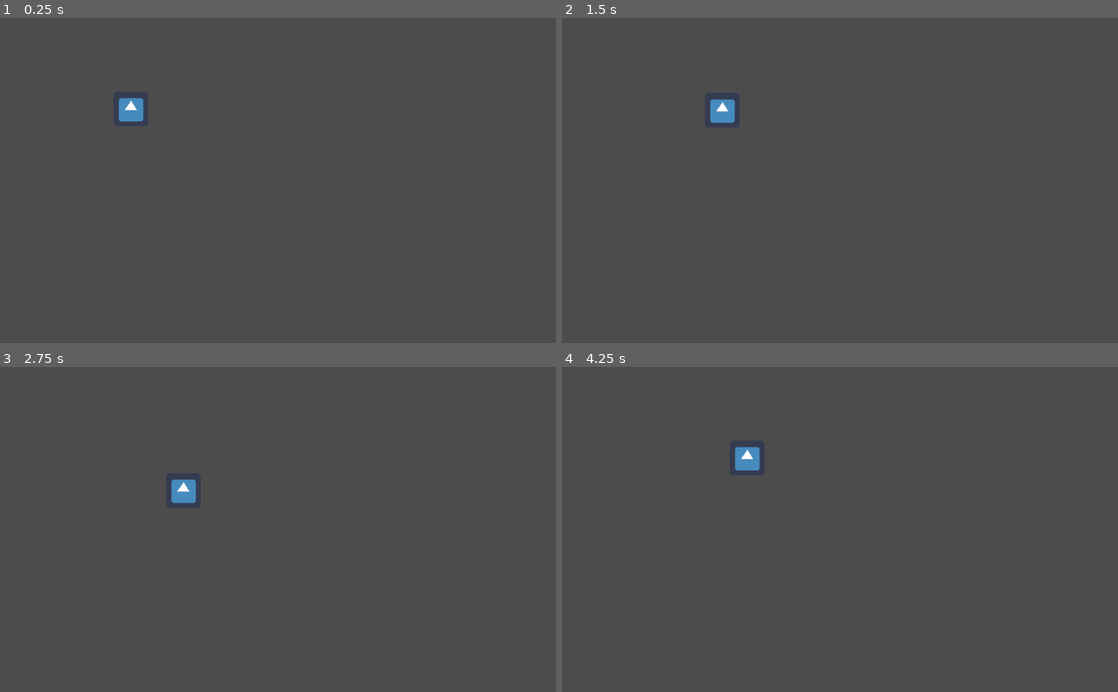
Above: before the commit, frames 1-4 (two rows, left to right).
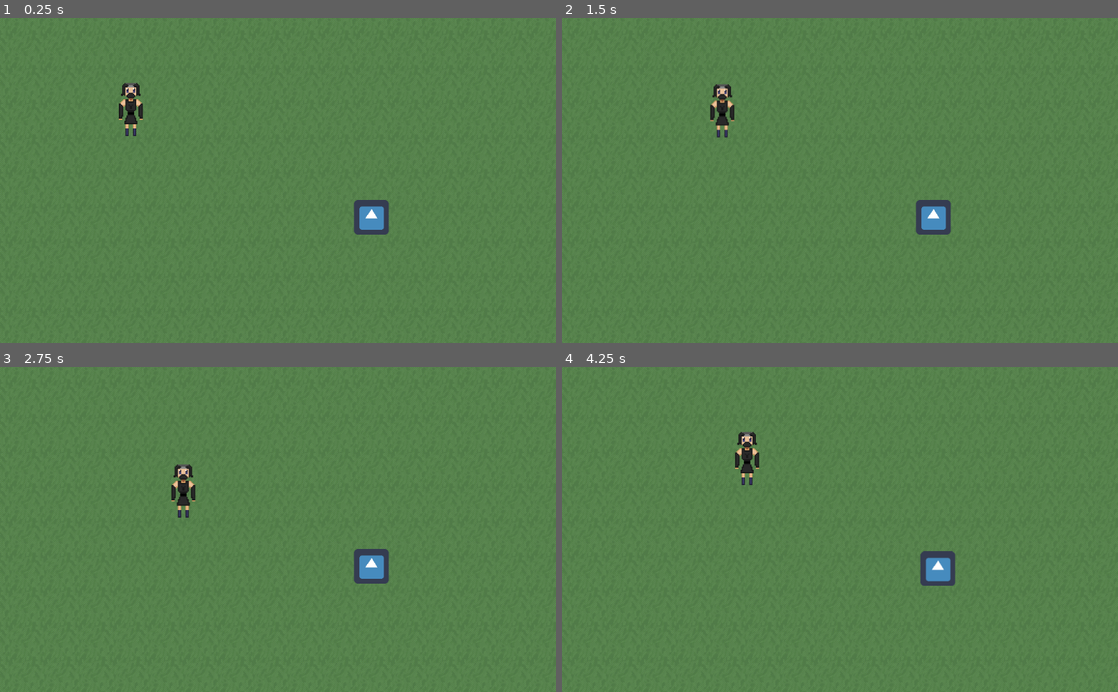
Above: after the commit, the same moments.

Repository: acknapp/silent-return
Game: Godot game, scene res://Main.tscn
Same seed, same stepped clock (60 frames per second), same inputs: the game is played once before the commit and once after it. The engine's default icon, where the game draws it, is replaced by a stand-in: a white triangle on a blue panel in a dark square.
Inputs:
- Up to frame 1 (0.25 s): no input
- Up to frame 2 (1.5 s): tap Enter at 0.5 s; hold Right (ui_right) 0.53-1.28 s; hold Down (ui_down) from 1.28 s (still down)
- Up to frame 3 (2.75 s): release Down (ui_down) at 2.03 s; hold Right (ui_right) from 2.03 s (still down)
- Up to frame 4 (4.25 s): release Right (ui_right) at 2.78 s; hold Up (ui_up) 2.78-3.53 s; hold Left (ui_left) from 3.53 s (still down)

The runs differ from the first frame. In frame 1, 100% of the frame differs, in the area x 0-100%, y 0-100%; in frame 2, 100%; in frame 3, 100%; in frame 4, 100%.

Commit message:
got an enemy to chase a player, made a demo starting area

Diff:
--- a/Enemies/EnemyTemplate.gd
+++ b/Enemies/EnemyTemplate.gd
@@ -71,6 +71,10 @@
 			else:
 				state = IDLE
 
+	if softCollision.is_colliding():
+		velocity += softCollision.get_push_vector() * delta * 400
+	velocity = move_and_slide(velocity)
+
 
 func get_facing_direction(vec_to_location):
 	var facing_vec = get_facing_vector(vec_to_location)
--- a/Enemies/EnemyTemplate.tscn
+++ b/Enemies/EnemyTemplate.tscn
@@ -11,13 +11,23 @@
 [node name="EnemyTemplate" type="KinematicBody2D"]
 script = ExtResource( 7 )
 
-[node name="AnimatedSprite" type="AnimatedSprite" parent="."]
+[node name="Sprite" type="Sprite" parent="."]
 
 [node name="CollisionShape2D" type="CollisionShape2D" parent="."]
 
 [node name="Hurtbox" parent="." instance=ExtResource( 2 )]
+collision_layer = 8
+collision_mask = 0
 
 [node name="HitBox" parent="." instance=ExtResource( 3 )]
+collision_layer = 0
+collision_mask = 4
+
+[node name="SoftCollision" parent="." instance=ExtResource( 4 )]
+
+[node name="PlayerDetectionZone" parent="." instance=ExtResource( 1 )]
+collision_layer = 0
+collision_mask = 2
 
 [node name="Sounds" type="YSort" parent="."]
 
@@ -25,15 +35,11 @@
 
 [node name="PlayerLost" type="AudioStreamPlayer2D" parent="Sounds"]
 
-[node name="SoftCollision" parent="." instance=ExtResource( 4 )]
-
-[node name="PlayerDetectionZone" parent="." instance=ExtResource( 1 )]
-
 [node name="WanderController" parent="." instance=ExtResource( 5 )]
 
+[node name="Health" parent="." instance=ExtResource( 6 )]
+
 [node name="AnimationPlayer" type="AnimationPlayer" parent="."]
-
-[node name="Health" parent="." instance=ExtResource( 6 )]
 
 [node name="VisibilityEnabler2D" type="VisibilityEnabler2D" parent="."]
 process_parent = true
--- /dev/null
+++ b/Enemies/WhiteTigerSamurai.gd
@@ -0,0 +1 @@
+extends "res://Enemies/EnemyTemplate.gd"
--- /dev/null
+++ b/Enemies/WhiteTigerSamurai.tscn
@@ -0,0 +1,46 @@
+[gd_scene load_steps=9 format=2]
+
+[ext_resource path="res://Enemies/EnemyTemplate.tscn" type="PackedScene" id=1]
+[ext_resource path="res://Enemies/WhiteTigerSamurai.gd" type="Script" id=2]
+[ext_resource path="res://icon.png" type="Texture" id=3]
+
+[sub_resource type="RectangleShape2D" id=1]
+extents = Vector2( 28.5026, 28.9492 )
+
+[sub_resource type="RectangleShape2D" id=2]
+extents = Vector2( 30.0009, 31.9458 )
+
+[sub_resource type="RectangleShape2D" id=3]
+extents = Vector2( 27.0043, 27.4509 )
+
+[sub_resource type="RectangleShape2D" id=4]
+extents = Vector2( 27.7534, 30.4475 )
+
+[sub_resource type="CircleShape2D" id=5]
+radius = 200.808
+
+[node name="WhiteTigerSamurai" instance=ExtResource( 1 )]
+script = ExtResource( 2 )
+
+[node name="Sprite" parent="." index="0"]
+texture = ExtResource( 3 )
+
+[node name="CollisionShape2D" parent="." index="1"]
+shape = SubResource( 1 )
+
+[node name="CollisionShape2D" parent="Hurtbox" index="0"]
+shape = SubResource( 2 )
+
+[node name="CollisionShape2D" parent="HitBox" index="0"]
+shape = SubResource( 3 )
+
+[node name="CollisionShape2D" parent="SoftCollision" index="0"]
+shape = SubResource( 4 )
+
+[node name="CollisionShape2D" parent="PlayerDetectionZone" index="0"]
+shape = SubResource( 5 )
+
+[editable path="Hurtbox"]
+[editable path="HitBox"]
+[editable path="SoftCollision"]
+[editable path="PlayerDetectionZone"]
--- a/Main.tscn
+++ b/Main.tscn
@@ -1,10 +1,24 @@
-[gd_scene load_steps=3 format=2]
+[gd_scene load_steps=5 format=2]
 
 [ext_resource path="res://Main.gd" type="Script" id=1]
 [ext_resource path="res://Player/Player.tscn" type="PackedScene" id=2]
+[ext_resource path="res://assets/world/grass5.png" type="Texture" id=3]
+[ext_resource path="res://Enemies/WhiteTigerSamurai.tscn" type="PackedScene" id=4]
 
 [node name="Main" type="Node"]
 script = ExtResource( 1 )
 
+[node name="TextureRectBackground" type="TextureRect" parent="."]
+margin_right = 1121.0
+margin_bottom = 763.0
+texture = ExtResource( 3 )
+stretch_mode = 2
+__meta__ = {
+"_edit_use_anchors_": false
+}
+
 [node name="Player" parent="." instance=ExtResource( 2 )]
 position = Vector2( 241, 168 )
+
+[node name="WhiteTigerSamurai" parent="." instance=ExtResource( 4 )]
+position = Vector2( 684, 368 )
--- a/Overlap/SoftCollision.tscn
+++ b/Overlap/SoftCollision.tscn
@@ -3,6 +3,8 @@
 [ext_resource path="res://Overlap/SoftCollision.gd" type="Script" id=1]
 
 [node name="SoftCollision" type="Area2D"]
+collision_layer = 32
+collision_mask = 32
 script = ExtResource( 1 )
 
 [node name="CollisionShape2D" type="CollisionShape2D" parent="."]
--- a/Player/Player.tscn
+++ b/Player/Player.tscn
@@ -1,12 +1,14 @@
 [gd_scene load_steps=4 format=2]
 
-[ext_resource path="res://icon.png" type="Texture" id=1]
+[ext_resource path="res://assets/entities/player/player_ninja.png" type="Texture" id=1]
 [ext_resource path="res://Player/Player.gd" type="Script" id=2]
 
 [sub_resource type="CapsuleShape2D" id=1]
 radius = 43.4861
 
 [node name="Player" type="KinematicBody2D"]
+collision_layer = 2
+collision_mask = 9
 script = ExtResource( 2 )
 
 [node name="WorldCollisionShape2D" type="CollisionShape2D" parent="."]
--- a/project.godot
+++ b/project.godot
@@ -14,6 +14,15 @@
 run/main_scene="res://Main.tscn"
 config/icon="res://icon.png"
 
+[layer_names]
+
+2d_physics/layer_1="World"
+2d_physics/layer_2="Player"
+2d_physics/layer_3="PlayerHurtbox"
+2d_physics/layer_4="EnemyHurtbox"
+2d_physics/layer_5="Enemy"
+2d_physics/layer_6="SoftCollision"
+
 [physics]
 
 common/enable_pause_aware_picking=true
